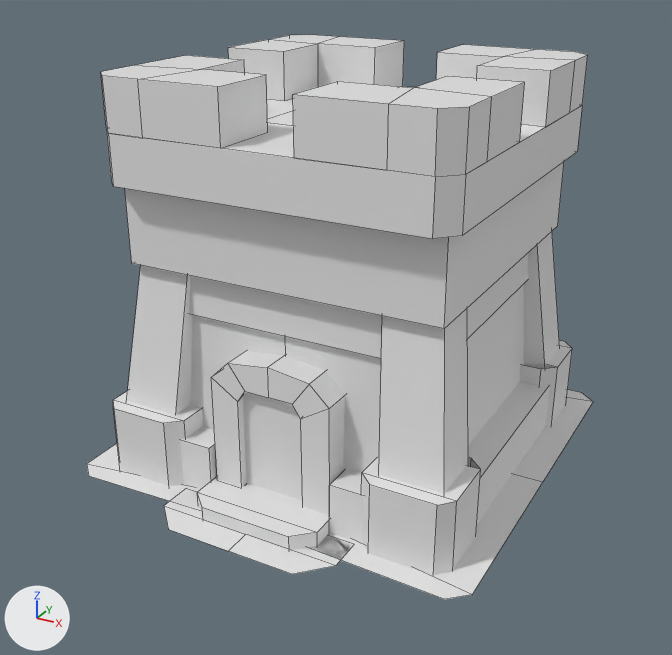
An edit to the FBX model Assets/Models/New_Models/Towers/Tower_lvl_3.fbx, drawn before and after from the same camera.
The view is the same before and after, from a 50 mm camera at (2.36, -4.55, 2.98) aimed at (-0.04, -0.18, 0.8). The lights are fixed; the arrows at lower left show +X, +Y and +Z. Mesh edges are drawn as thin lines. Vertices at the same position are counted once.

Names of what the first picture shows: 'Tower_lvl_3_model'.
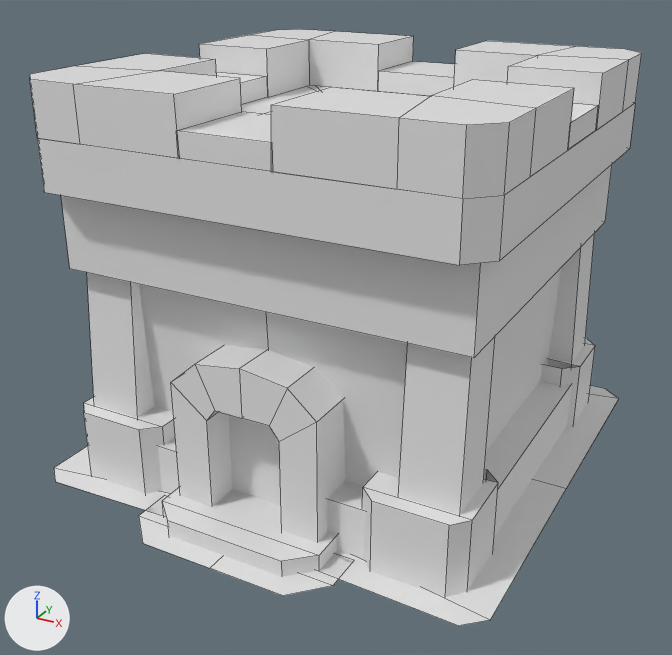
Where the change shows, as pixel boxes (x1, y1, x2, y2) in the pictures (672 x 655 px; the box of a moved part takes in the faces that stretch with it):
'Tower_lvl_3_model', reshaped, rescaled (21% wider)
    before: (87, 35, 593, 599)
    after: (30, 29, 642, 626)
part 1 of me_cube_044, moved or reshaped
    before: (180, 426, 217, 490)
    after: (158, 438, 179, 494)
part 2 of me_cube_044, moved or reshaped
    before: (329, 382, 550, 544)
    after: (327, 381, 571, 560)
part 3 of me_cube_044, moved or reshaped
    before: (125, 162, 564, 329)
    after: (61, 164, 612, 358)
part 4 of me_cube_044, moved or reshaped
    before: (101, 35, 588, 239)
    after: (30, 29, 642, 265)
part 5 of me_cube_044, moved or reshaped
    before: (190, 284, 524, 473)
    after: (139, 268, 561, 486)
part 6 of me_cube_044, moved or reshaped
    before: (361, 457, 481, 575)
    after: (362, 469, 498, 597)
part 7 of me_cube_044, moved or reshaped
    before: (113, 391, 203, 486)
    after: (84, 397, 175, 493)
part 8 of me_cube_044, moved or reshaped
    before: (520, 341, 572, 426)
    after: (540, 338, 595, 425)
part 9 of me_cube_044, moved or reshaped
    before: (197, 477, 329, 550)
    after: (162, 488, 337, 577)
part 10 of me_cube_044, rebuilt (30% wider, 21% taller)
    before: (211, 351, 345, 515)
    after: (171, 345, 345, 543)
part 11 of me_cube_044, deleted
    before: (127, 231, 559, 500)
part 12 of me_cube_044, built on
    before: (87, 390, 593, 599)
    after: (54, 61, 618, 626)

The change in detail:
me_cube_044 is used by ob_tower_lvl_3_model.
me_cube_044 had 369 vertices, 213 faces and spanned x -116.0..116.0, y -2.0..200.0, z -138.0..138.0.
me_cube_044 now has 393 vertices, 221 faces and spans x -135.0..135.0, y -3.0..228.0, z -155.0..155.0.
me_cube_044 part 1: the loose piece of 8 vertices spanning x -98.0..-36.0, y 0.0..28.0, z -100.0..100.0 is scaled about the mesh origin by (1.17, 1.14, 1.12).
me_cube_044 part 2: the loose piece of 8 vertices spanning x 36.0..98.0, y 0.0..28.0, z -100.0..100.0 is scaled about the mesh origin by (1.17, 1.14, 1.12).
me_cube_044 part 3: the loose piece of 8 vertices spanning x -87.0..87.0, y 111.0..159.0, z -88.0..88.0 is scaled about the mesh origin by (1.32, 1.14, 1.26).
me_cube_044 part 4: the loose piece of 84 vertices spanning x -94.0..94.0, y 152.0..200.0, z -100.0..100.0 is scaled about the mesh origin by (1.32, 1.14, 1.26).
me_cube_044 part 5: the loose piece of 12 vertices spanning x -82.0..82.0, y 17.0..122.0, z -82.0..82.0 is scaled about its middle by (1.24, -1.14, 1.19), then moved by (0.0, 10.0, 0.0).
me_cube_044 part 6: the loose piece of 16 vertices spanning x 53.0..101.0, y -2.0..39.0, z 59.0..106.0 is scaled about the mesh origin by (1.17, 1.14, 1.12).
me_cube_044 part 7: the loose piece of 16 vertices spanning x -101.0..-53.0, y -2.0..39.0, z 59.0..106.0 is scaled about the mesh origin by (1.17, 1.14, 1.12).
me_cube_044 part 8: the loose piece of 16 vertices spanning x 53.0..101.0, y -2.0..39.0, z -106.0..-59.0 is scaled about the mesh origin by (1.17, 1.14, 1.12).
me_cube_044 part 9: the loose piece of 12 vertices spanning x -37.0..36.0, y 0.0..10.0, z 61.0..123.0 is scaled about its middle by (1.35, 1.32, 1.3), then moved by (0.0, 1.0, 11.0).
me_cube_044 part 10: the loose piece of 28 vertices spanning x -34.0..34.0, y 9.0..78.0, z 73.0..97.0 is rebuilt with 28 vertices and now spans x -43.0..43.0, y 10.0..99.0, z 75.0..122.0.
me_cube_044 part 11: 7 loose pieces with 48 vertices, spanning x -96.0..96.0, y 4.0..122.0, z -98.0..98.0, are deleted.
Part 12, on me_cube_044:
54 vertices are removed from x -116.0..116.0, y 0.0..176.0, z -138.0..138.0.
16 faces are deleted.
86 vertices are added at x -135.0..135.0, y 0.0..200.0, z -155.0..155.0.
16 new vertices lie (0.0, 12.0, 0.0) away from vertices in x -123.0..123.0, y 200.0, z -126.0..126.0.
8 new vertices lie (32.0, 0.0, 0.0) away from vertices in x -112.0..80.0, y 26.0, z -110.0..110.0.
8 new vertices lie (31.0, 0.0, 0.0) away from vertices in x -111.0..80.0, y 139.0, z -102.0..102.0.
8 new vertices lie (60.0, 0.0, 0.0) away from vertices in x -60.0..0.0, y 3.0..77.0, z -137.0..137.0.
46 new faces join them.
Object 'Tower_lvl_3_model' (ob_tower_lvl_3_model) is rescaled from (0.0105, 0.0114, 0.0101) to (0.01, 0.01, 0.01).
